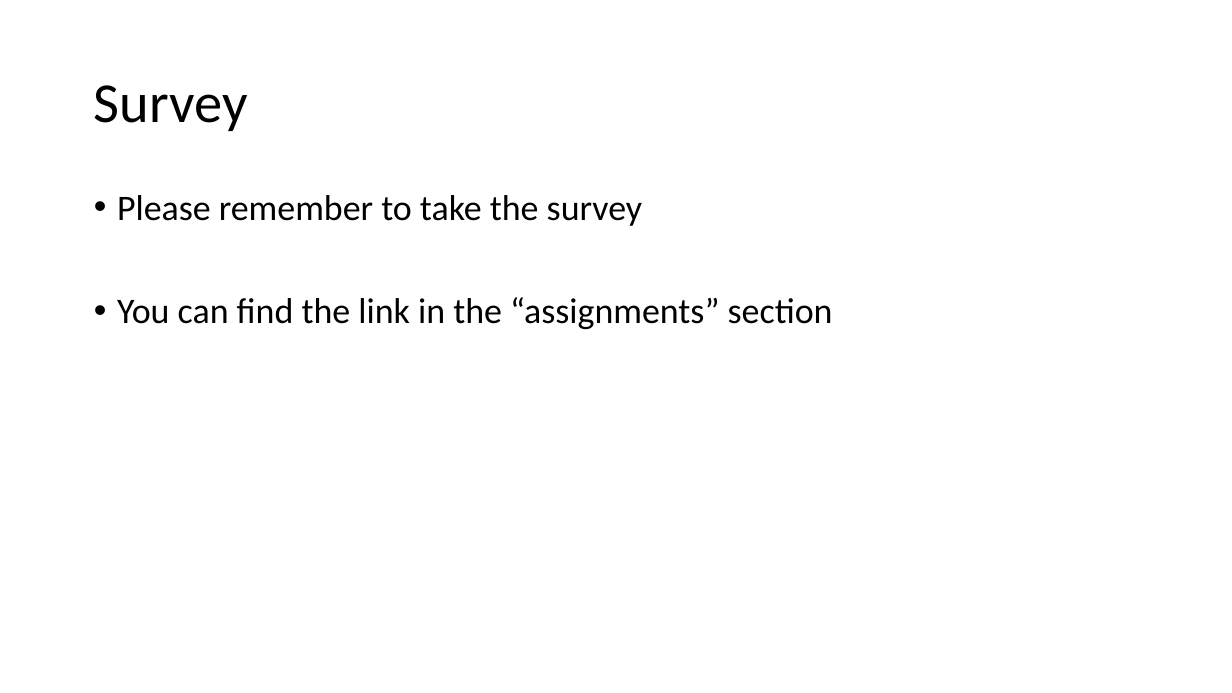
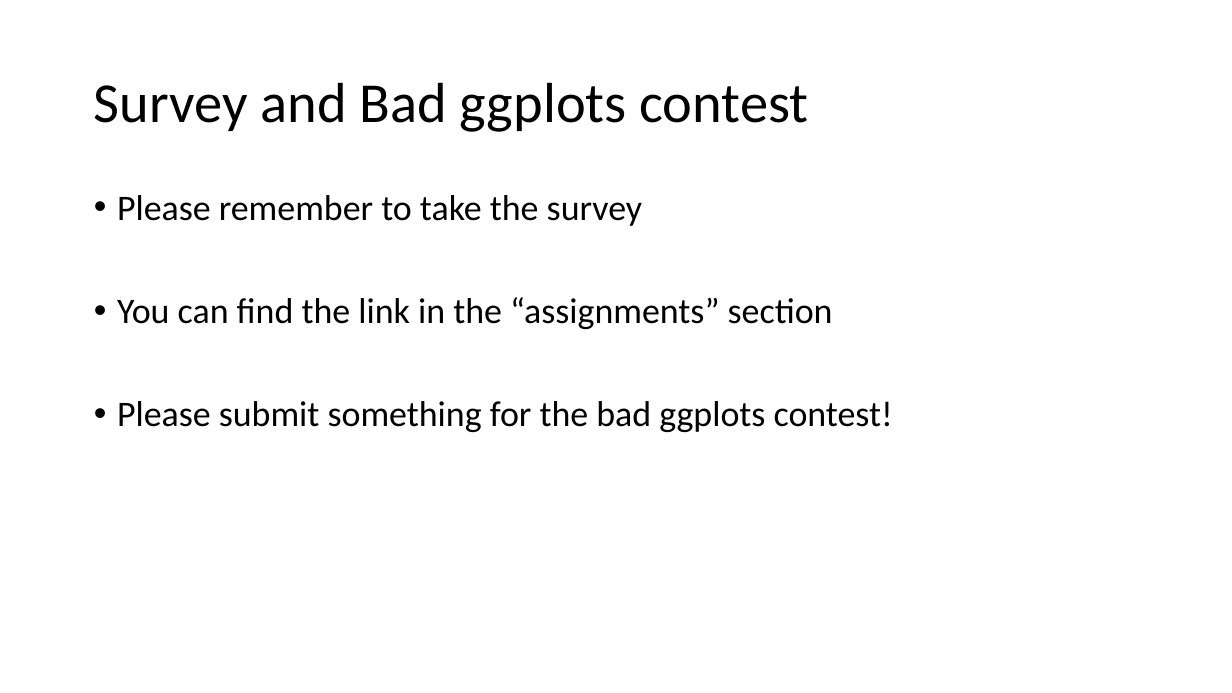
Before and after one commit to VTQuantMethodsEEB/klangwig, a slide deck: slide 1 of lectures/week_11_model_selection/le11_assignment.pptx (slide 2 before the commit). Drawn at 1232x693 pixels with LibreOffice and Linux fonts; fonts in the diff are those of the drawing. Boxes give left, top, right and bottom in pixels: in the first picture for what was removed or moved away, otherwise in the second. Text is boxed around its words. In the diff, an @@ line names an element or a change of style, - is before the commit and + after.

Commit message:
lecture updates

```diff
--- a/lectures/week_11_model_selection/le11_assignment.pptx
+++ b/lectures/week_11_model_selection/le11_assignment.pptx
@@ title at [94,82,809,132]: text changed @@
-Survey
+Survey and Bad ggplots contest
@@ text at [117,401,893,432]: paragraph added @@
+• Please submit something for the bad ggplots contest!
```
Also in this commit, not shown: 2 other files.
